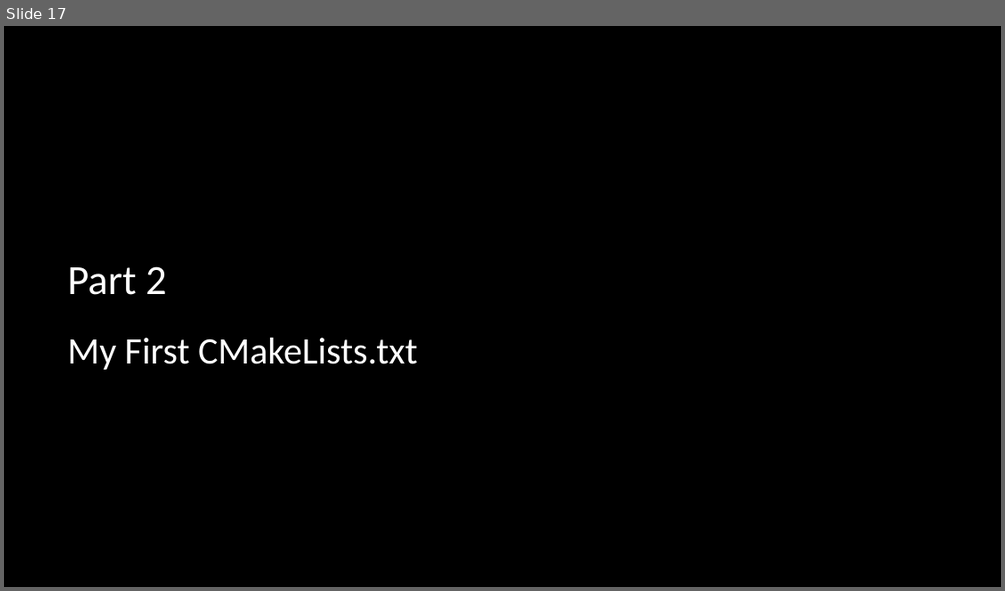
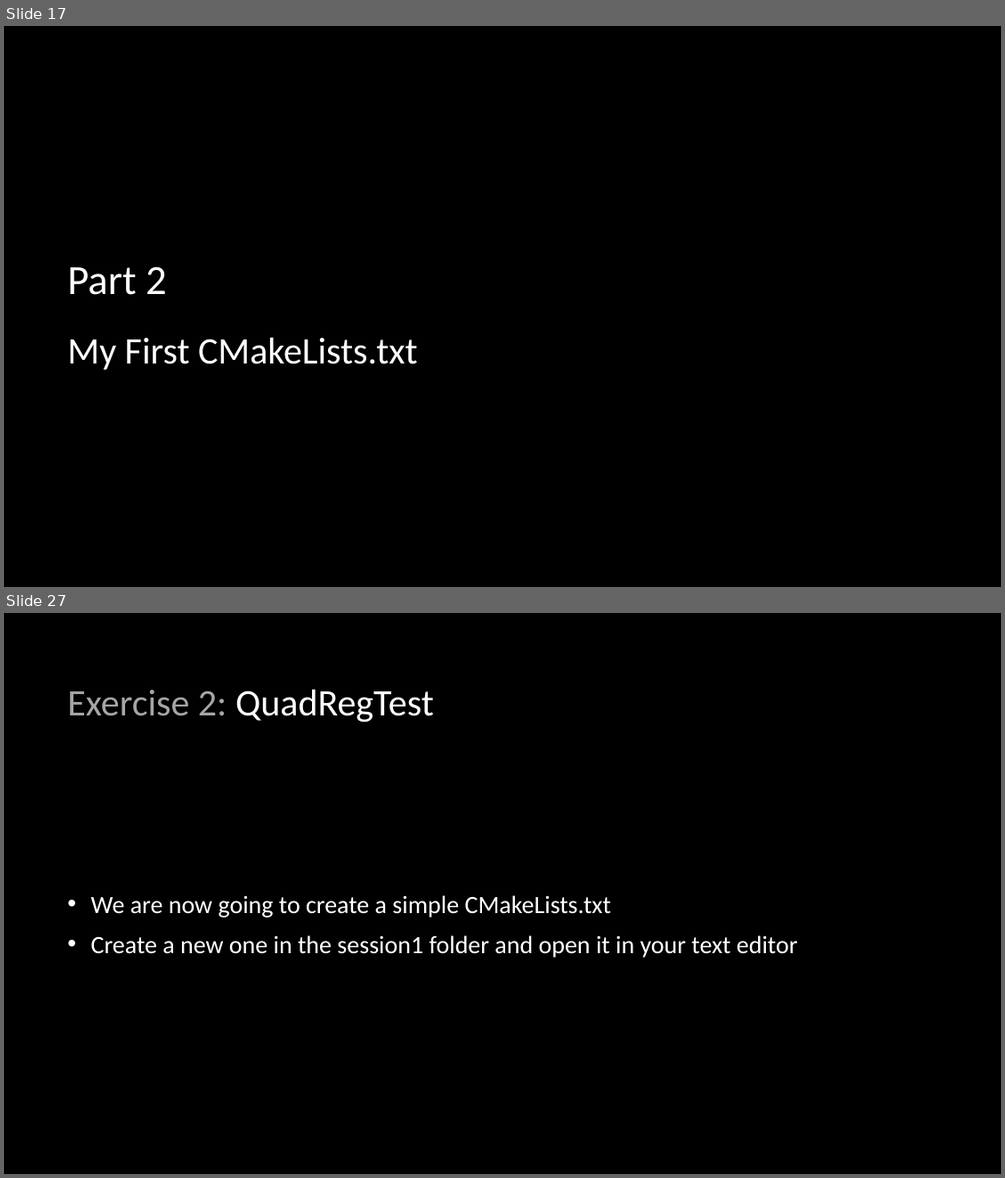
Before and after one commit to multiplemonomials/CMakeTraining, a slide deck: Session 1 - CMake and Building CXX.pptx. Shown one above the other, each under a label of ours: slide 17 before the commit, slides 17 and 27 after it; the slides between them are not shown. The pictures are 1005x591 and 1005x1178 pixels, drawn with LibreOffice and Linux fonts; fonts in the diff are those of the drawing; background and template pictures are left out. Boxes give left, top, right and bottom in pixels: in the first picture for what was removed or moved away, otherwise in the second. Text is boxed around its words. In the diff, an @@ line names an element or a change of style, - is before the commit and + after.

Commit message:
Finish session 1

```diff
--- a/Session 1 - CMake and Building CXX.pptx
+++ b/Session 1 - CMake and Building CXX.pptx
@@ slide 27 added at [4, 613, 1001, 1174], background picture (left out) @@
@@ title added at [67, 690, 434, 722], 36 pt, text #FFFFFF @@
+Exercise 2: QuadRegTest
@@ text added at [91, 895, 798, 957], 24 pt, text #FFFFFF @@
+• We are now going to create a simple CMakeLists.txt
+• Create a new one in the session1 folder and open it in your text editor
```
Also in this commit, not shown: 2 slides changed, 17 other slides added, 1 slide removed, 2 other files.
